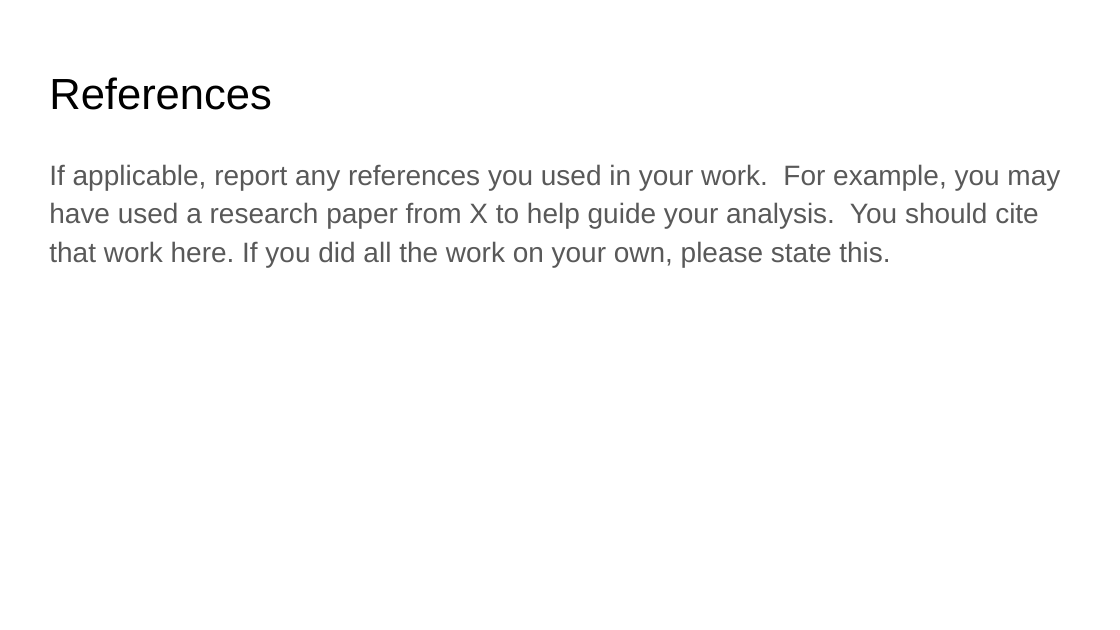
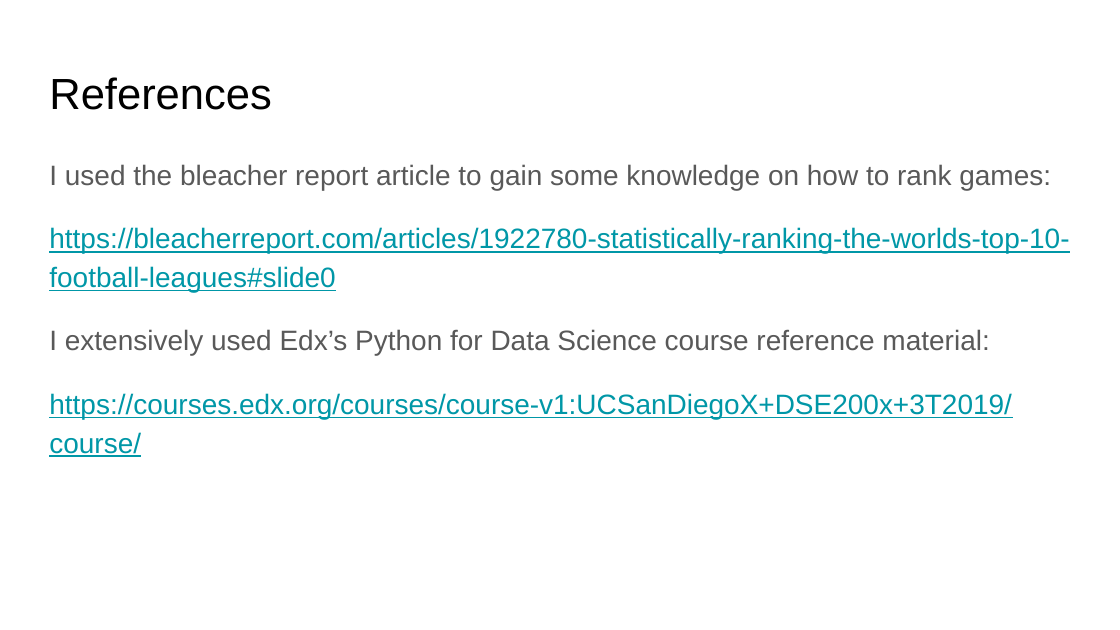
Before and after one commit to EdmondLeahy/PythonForDataScience, a slide deck: slide 12 of Week6/Slides/DSE 200X_ MiniProjectPresentation-Eleahy.pptx (slide 8 before the commit). Drawn at 1120x630 pixels with LibreOffice and Linux fonts; fonts in the diff are those of the drawing. Boxes give left, top, right and bottom in pixels: in the first picture for what was removed or moved away, otherwise in the second. Text is boxed around its words. In the diff, an @@ line names an element or a change of style, - is before the commit and + after.

```diff
--- a/Week6/Slides/DSE 200X_ MiniProjectPresentation-Eleahy.pptx
+++ b/Week6/Slides/DSE 200X_ MiniProjectPresentation-Eleahy.pptx
@@ text at (49,164,1069,457): text changed; text colour #595959 to #0097A7 @@
-If applicable, report any references you used in your work. For example, you may have used a research paper from X to help guide your analysis. You should cite that work here. If you did all the work on your own, please state this.
+I used the bleacher report article to gain some knowledge on how to rank games:
+https://bleacherreport.com/articles/1922780-statistically-ranking-the-worlds-top-10-football-leagues#slide0
+I extensively used Edx’s Python for Data Science course reference material:
+https://courses.edx.org/courses/course-v1:UCSanDiegoX+DSE200x+3T2019/course/
```
Also in this commit, not shown: 4 other slides changed, 4 slides added, 4 other files.
